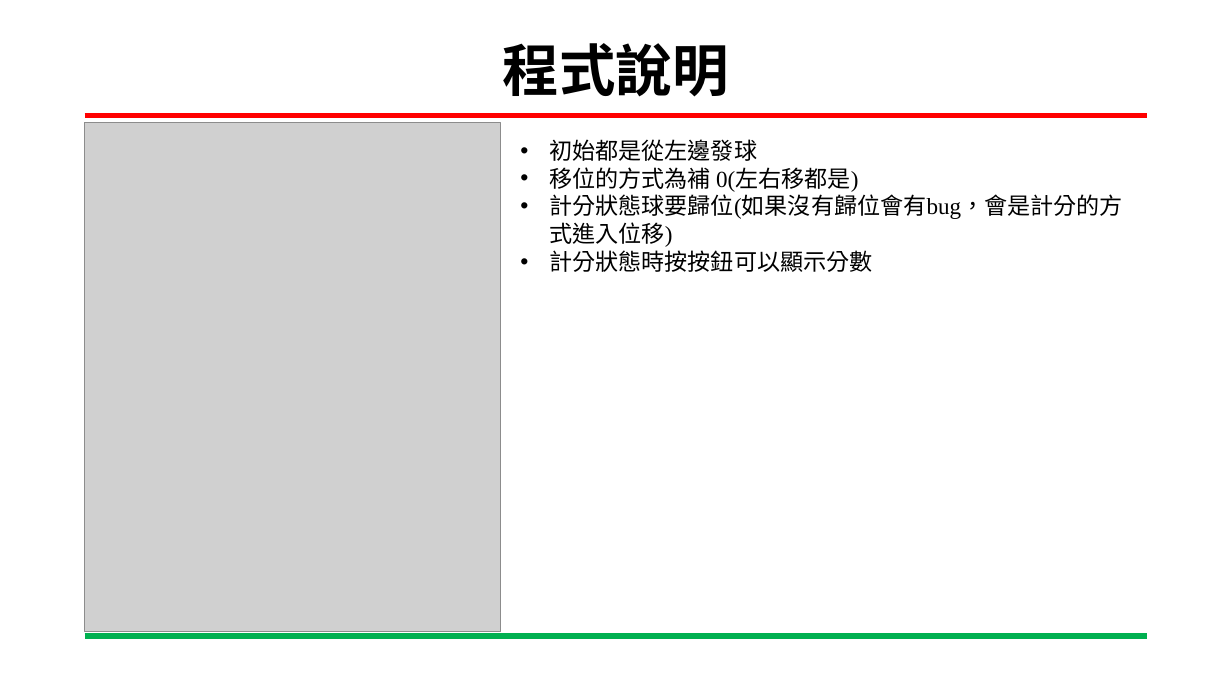
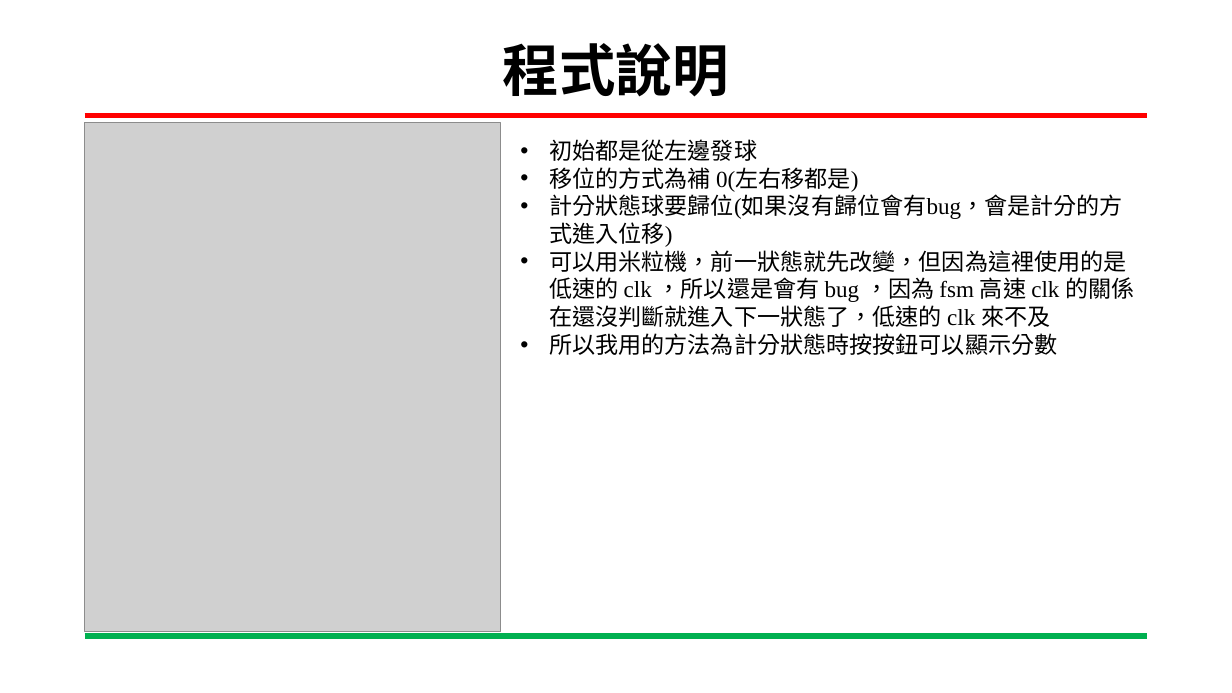
Before and after one commit to yihong92/FPGA, a slide deck: slide 7 of HW4/pingpong報告.pptx. Drawn at 1232x693 pixels with LibreOffice and Linux fonts; fonts in the diff are those of the drawing; grey boxes stand for pictures; background and template pictures are left out. Boxes give left, top, right and bottom in pixels: in the first picture for what was removed or moved away, otherwise in the second. Text is boxed around its words. In the diff, an @@ line names an element or a change of style, - is before the commit and + after.

```diff
--- a/HW4/pingpong報告.pptx
+++ b/HW4/pingpong報告.pptx
@@ text at (549, 246, 1134, 355): text changed @@
-• 計分狀態時按按鈕可以顯示分數
+• 可以用米粒機，前一狀態就先改變，但因為這裡使用的是低速的 clk ，所以還是會有 bug ，因為 fsm 高速 clk 的關係在還沒判斷就進入下一狀態了，低速的 clk 來不及
+• 所以我用的方法為計分狀態時按按鈕可以顯示分數
```
Also in this commit, not shown: 2 slides added, 1 other file.
